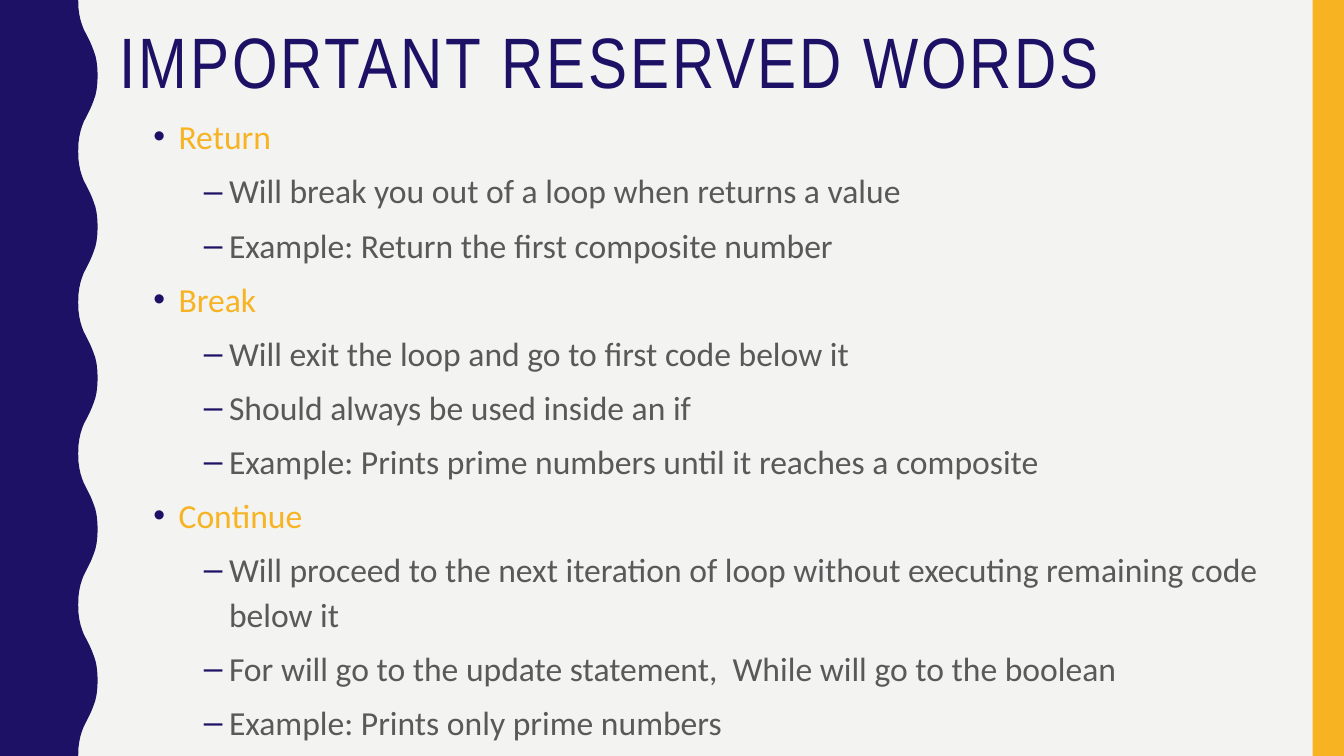
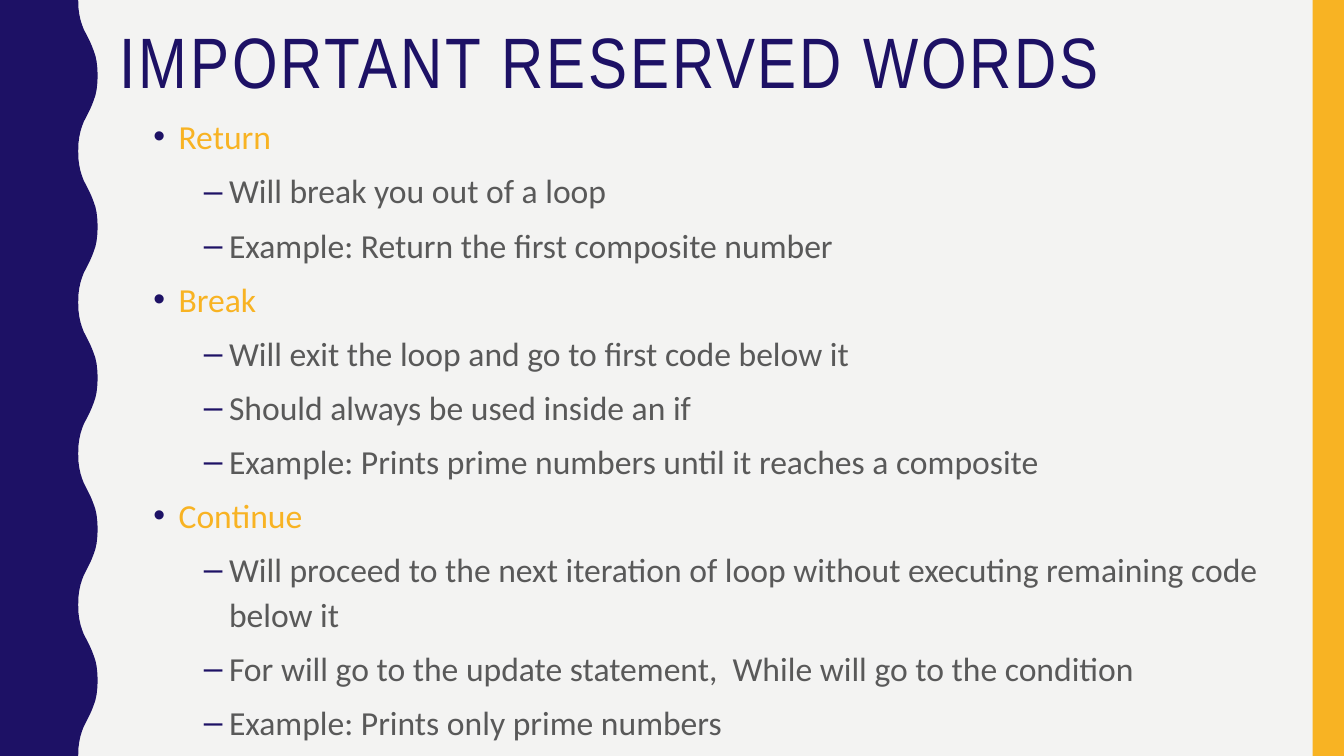
Before and after one commit to annemariecabs/it-girls-camp, a slide deck: slide 5 of slides/Loops.pptx. Drawn at 1344x756 pixels with LibreOffice and Linux fonts; fonts in the diff are those of the drawing. Boxes give left, top, right and bottom in pixels: in the first picture for what was removed or moved away, otherwise in the second. Text is boxed around its words. In the diff, an @@ line names an element or a change of style, - is before the commit and + after.

```diff
--- a/slides/Loops.pptx
+++ b/slides/Loops.pptx
@@ text at [229,179,606,209]: text changed @@
-  – Will break you out of a loop when returns a value
+  – Will break you out of a loop
@@ text at [229,657,1134,687]: text changed @@
-  – For will go to the update statement, While will go to the boolean
+  – For will go to the update statement, While will go to the condition
```
Also in this commit, not shown: 1 other slide changed, 3 other files.
